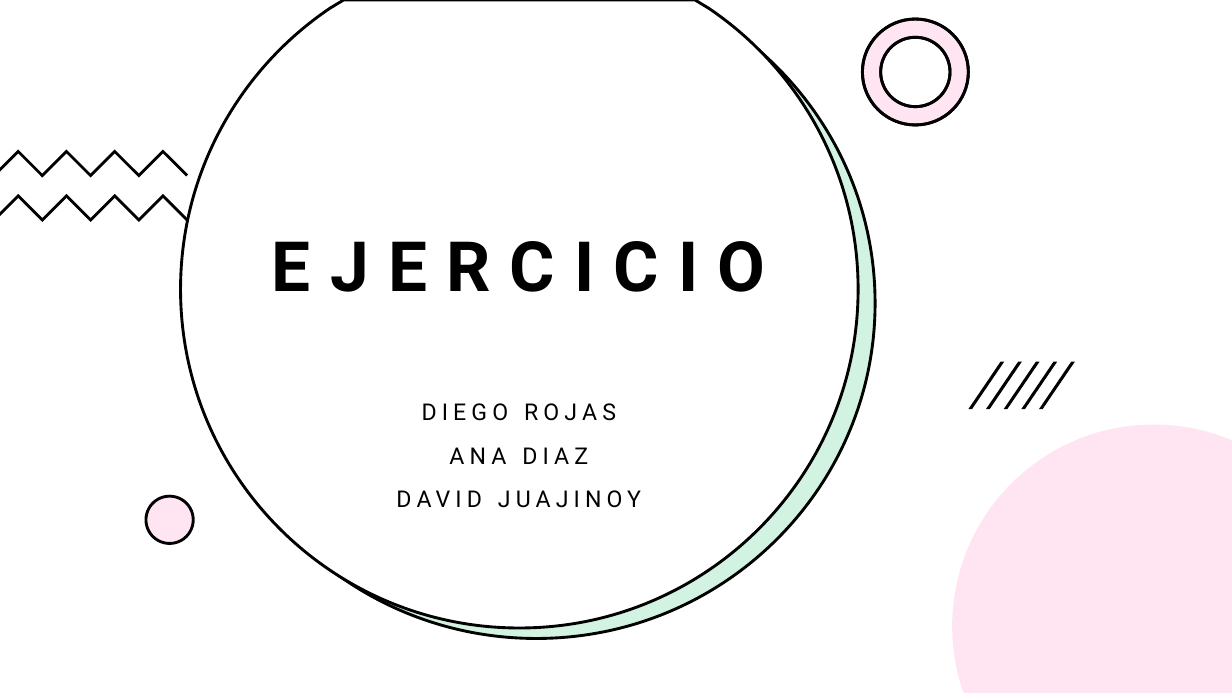
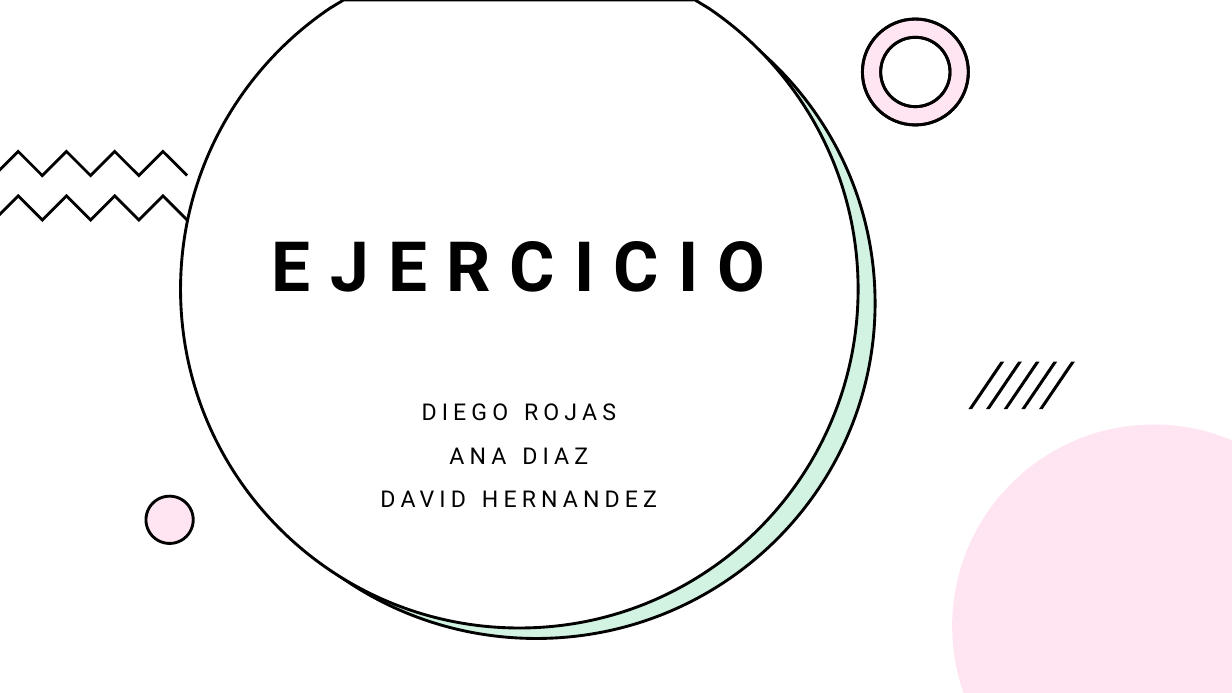
Before and after one commit to Davidjuajinoy/Caso-estudio-tarea-GRUPO-3, a slide deck: slide 1 of Entregables/3 Arquitectura por REST/Presentacion.pptx. Drawn at 1232x693 pixels with LibreOffice and Linux fonts; fonts in the diff are those of the drawing. Boxes give left, top, right and bottom in pixels: in the first picture for what was removed or moved away, otherwise in the second. Text is boxed around its words. In the diff, an @@ line names an element or a change of style, - is before the commit and + after.

```diff
--- a/Entregables/3 Arquitectura por REST/Presentacion.pptx
+++ b/Entregables/3 Arquitectura por REST/Presentacion.pptx
@@ subtitle at (x1=380, y1=490, x2=657, y2=507): text changed @@
-DAVID JUAJINOY
+DAVID HERNANDEZ
```
Also in this commit, not shown: 2 other slides changed, 2 other files.
